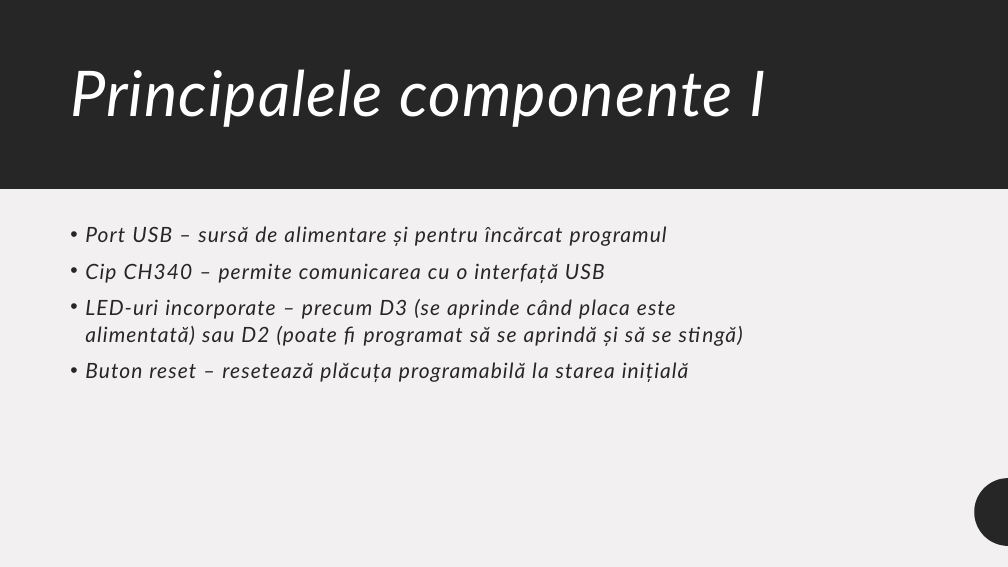
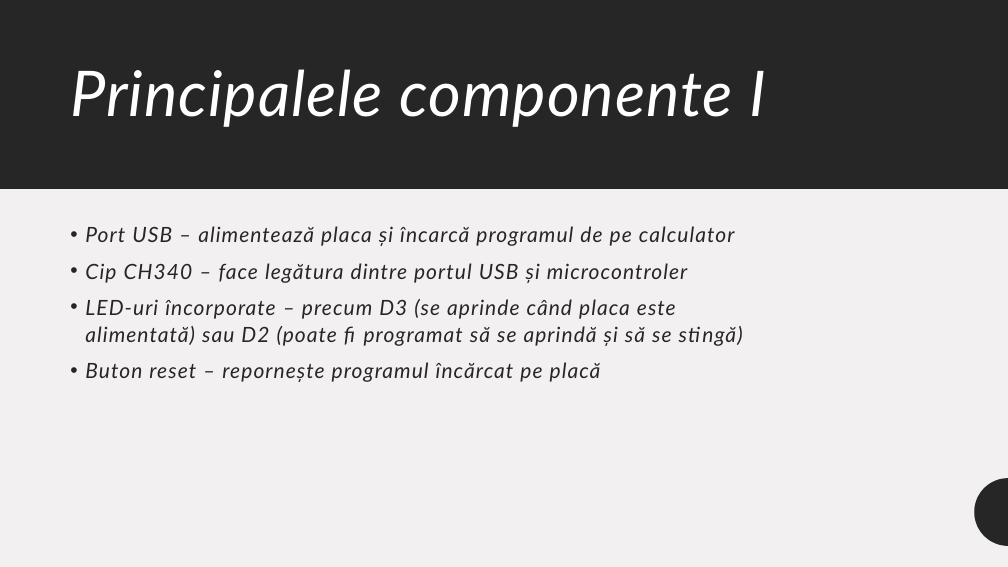
Before and after one commit to mihai-dulgheru/BazelePlaciiProgramabile, a slide deck: slide 3 of Bazele plăcii programabile.pptx. Drawn at 1008x567 pixels with LibreOffice and Linux fonts; fonts in the diff are those of the drawing. Boxes give left, top, right and bottom in pixels: in the first picture for what was removed or moved away, otherwise in the second. Text is boxed around its words. In the diff, an @@ line names an element or a change of style, - is before the commit and + after.

Commit message:
Prezentare: scheme de montaj, fără videoclip, conținut corectat
- Patru slide-uri noi după „Aplicații”, cu schemele de montaj noi
  (pasul 1, pasul 2, pașii 3-4, pasul 5), cu text alternativ.
- Slide-ul cu videoclipul demo e șters, ca și videoclipul din repo
  (prezentarea scade de la 8,7 MB la 1,5 MB).
- Corecturi de conținut: butonul reset repornește programul, pinii
  digitali și citesc, MiniCore e pachet de plăci (nu bibliotecă),
  regula de conectare a breadboard-ului, materialul rezistorului,
  anod/catod și rezistorul în serie la LED, setările din Tools.
- „Aplicații” listează pașii 1-5 ca în README, cu un singur font.
- Logo-ul Arduino are din nou imagine PNG de rezervă pentru
  aplicațiile care nu afișează SVG.
- PDF-ul e exportat din nou (25 de pagini).

```diff
--- a/Bazele plăcii programabile.pptx
+++ b/Bazele plăcii programabile.pptx
@@ text at (x1=85, y1=226, x2=735, y2=382): text changed @@
-• Port USB – sursă de alimentare și pentru încărcat programul
-• Cip CH340 – permite comunicarea cu o interfață USB
-• LED-uri incorporate – precum D3 (se aprinde când placa este alimentată) sau D2 (poate fi programat să se aprindă și să se stingă)
-• Buton reset – resetează plăcuța programabilă la starea inițială
+• Port USB – alimentează placa și încarcă programul de pe calculator
+• Cip CH340 – face legătura dintre portul USB și microcontroler
+• LED-uri încorporate – precum D3 (se aprinde când placa este alimentată) sau D2 (poate fi programat să se aprindă și să se stingă)
+• Buton reset – repornește programul încărcat pe placă
```
Also in this commit, not shown: 14 other slides changed, 4 slides added, 1 slide removed, 1 other file.
